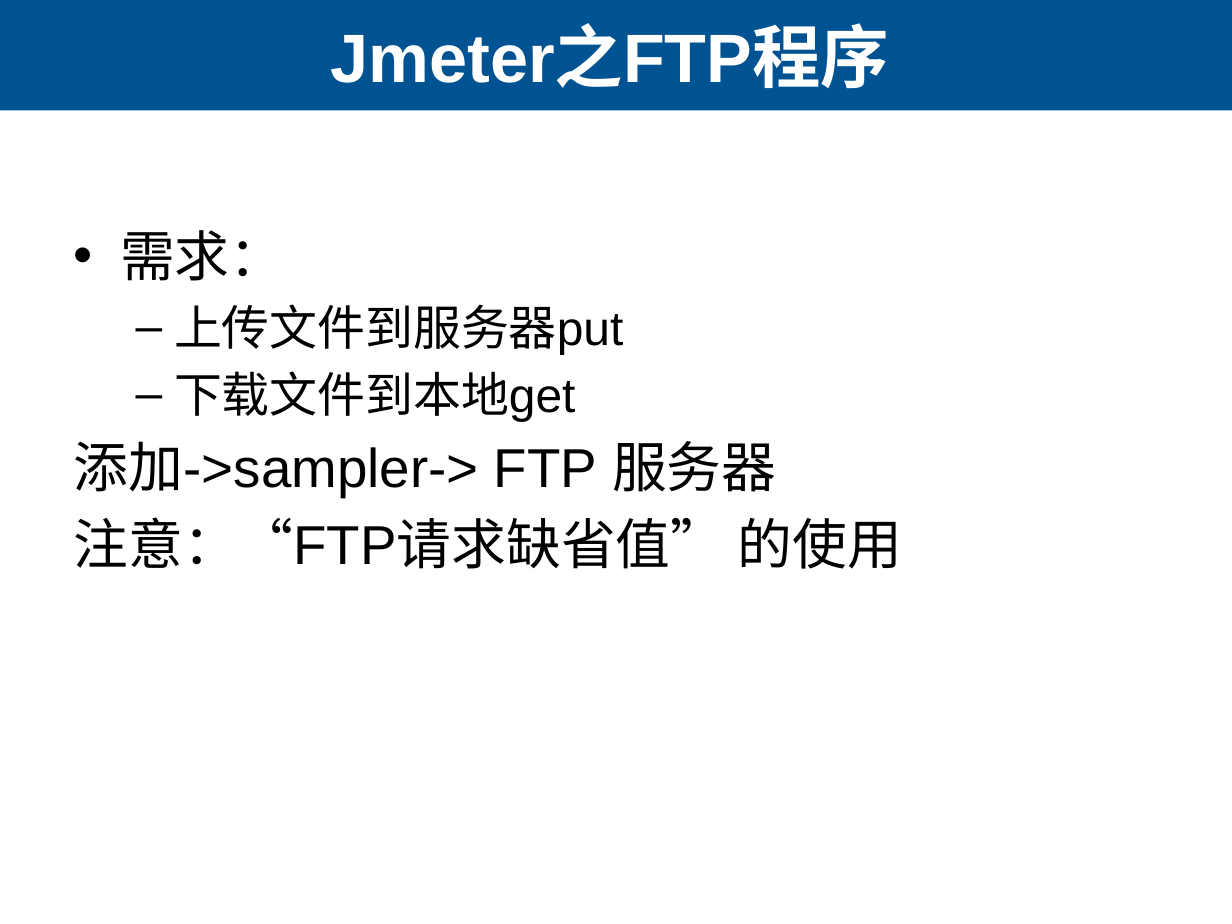
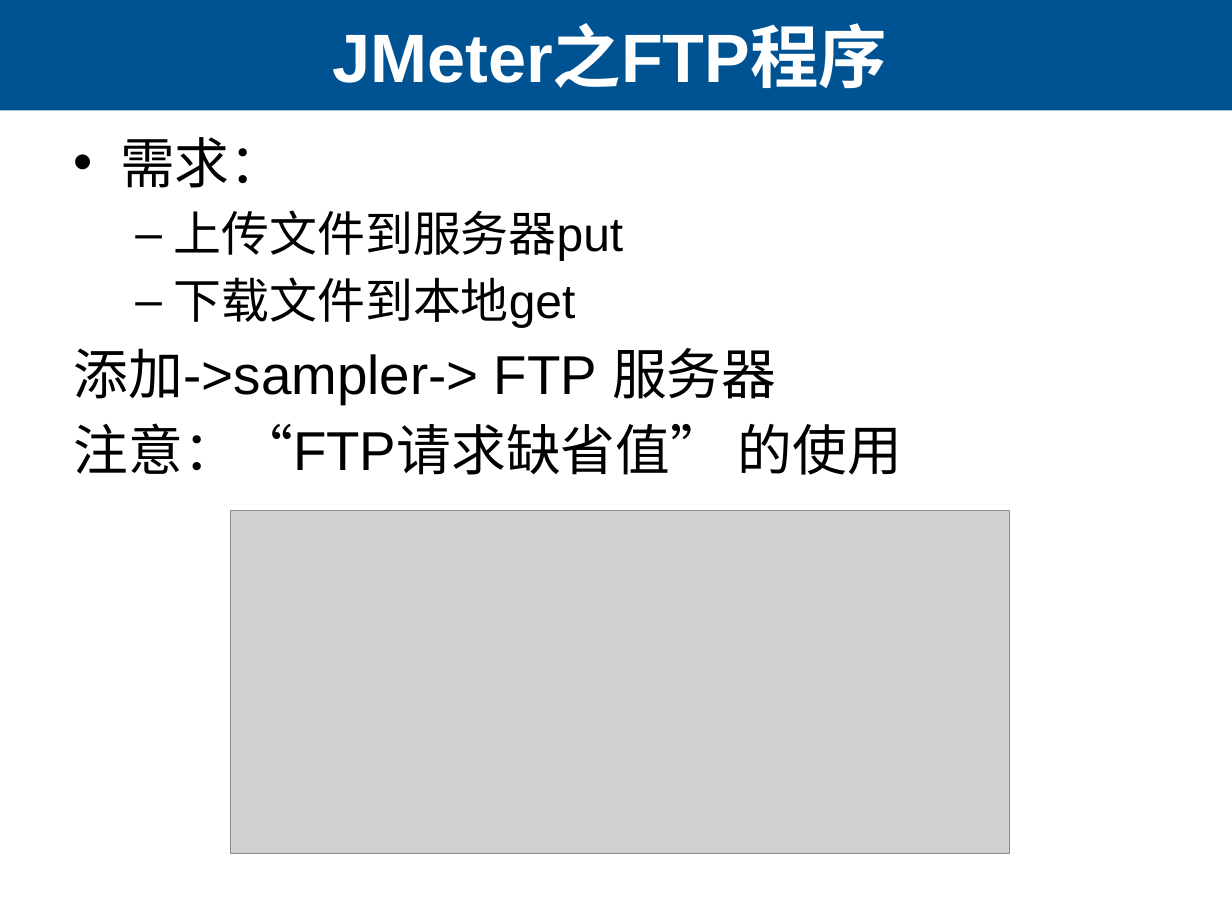
Before and after one commit to lihuanzhen/load-testing, a slide deck: slide 8 of 22 Jmeter性能测试实战.pptx (slide 12 before the commit). Drawn at 1232x924 pixels with LibreOffice and Linux fonts; fonts in the diff are those of the drawing; grey boxes stand for pictures. Boxes give left, top, right and bottom in pixels: in the first picture for what was removed or moved away, otherwise in the second. Text is boxed around its words. In the diff, an @@ line names an element or a change of style, - is before the commit and + after.

```diff
--- a/22 Jmeter性能测试实战.pptx
+++ b/22 Jmeter性能测试实战.pptx
@@ title at [332,28,887,89]: text changed @@
-Jmeter之FTP程序
+JMeter之FTP程序
@@ text "需求：": place and size @@
-text "需求：" at [74,230,902,569]
+text "需求：" at [74,137,902,475]
@@ picture added at [230,510,1009,853] @@
```
Also in this commit, not shown: 10 other slides changed, 3 slides added, 4 slides removed, 1 other file.
